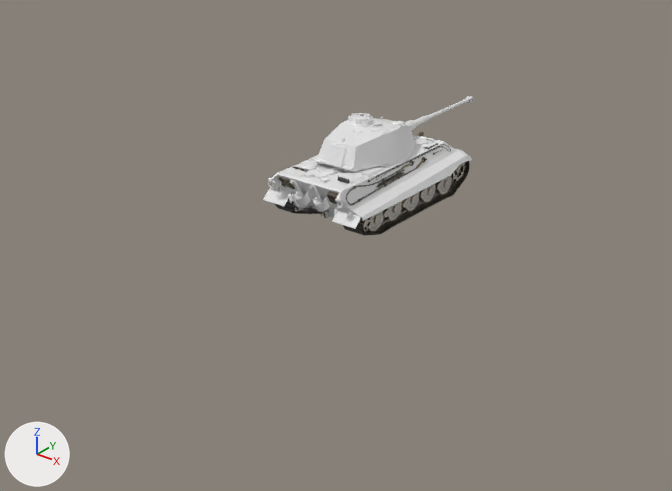
The COLLADA model Quantize/models/AUSFB/ausfb.dae, before and after one commit.
The view is the same before and after, from a camera (50 mm lens) standing at (17.1, -23.4, 12.4) and looking at (-0.7, -1.1, -1.4). Arrows for +X, +Y and +Z are at lower left; the lights stay in place.

In view in the first picture: 'Body_1', 'Body_2', 'Track', 'Turret', 'Turret_2'.
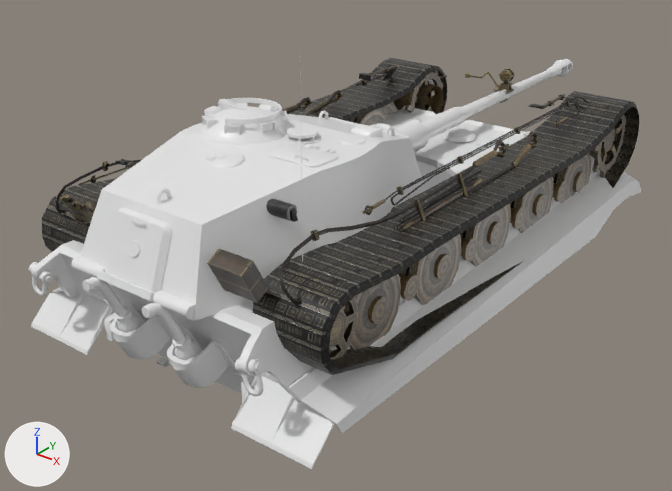
Where the change shows, as pixel boxes [x1, y1, x2, y2] in the pictures (672 x 491 px):
'Body_1', rescaled: before [263, 134, 472, 229]; after [29, 66, 641, 469]
'Turret_2', rescaled (214% wider, 242% taller): before [315, 96, 474, 172]; after [71, 59, 573, 321]
'Track', rescaled: before [275, 161, 470, 236]; after [42, 58, 639, 375]
'Body_2', rescaled: before [293, 162, 465, 232]; after [329, 67, 626, 359]
'Turret', rescaled: before [278, 132, 451, 218]; after [56, 65, 588, 304]

The change, as a diff of the scene's bpy script:
```diff
--- a/Quantize/models/AUSFB/ausfb.dae.py
+++ b/Quantize/models/AUSFB/ausfb.dae.py
@@ ob_turret @@
 ob_turret.location = (0.07, -0.36, 1.34)
+ob_turret.scale = (3.0, 3.0, 3.0)
@@ ob_track @@
 ob_track.location = (0.03, 0.06, 0.62)
+ob_track.scale = (3.0, 3.0, 3.0)
@@ ob_turret_2 @@
 ob_turret_2.location = (0.03, 1.96, 2.44)
+ob_turret_2.scale = (3.0, 3.0, 3.0)
@@ ob_body_2 @@
 ob_body_2.location = (0.03, 0.1, 0.66)
+ob_body_2.scale = (3.0, 3.0, 3.0)
@@ ob_body_1 @@
 ob_body_1.location = (0.03, -0.22, 2.27)
+ob_body_1.scale = (3.0, 3.0, 3.0)
```
